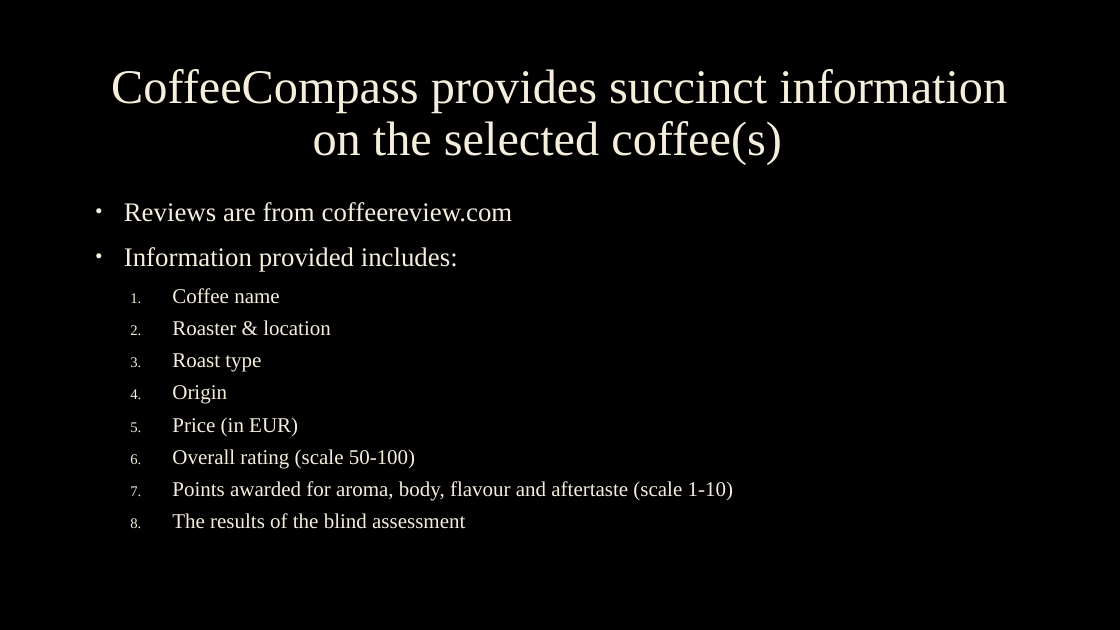
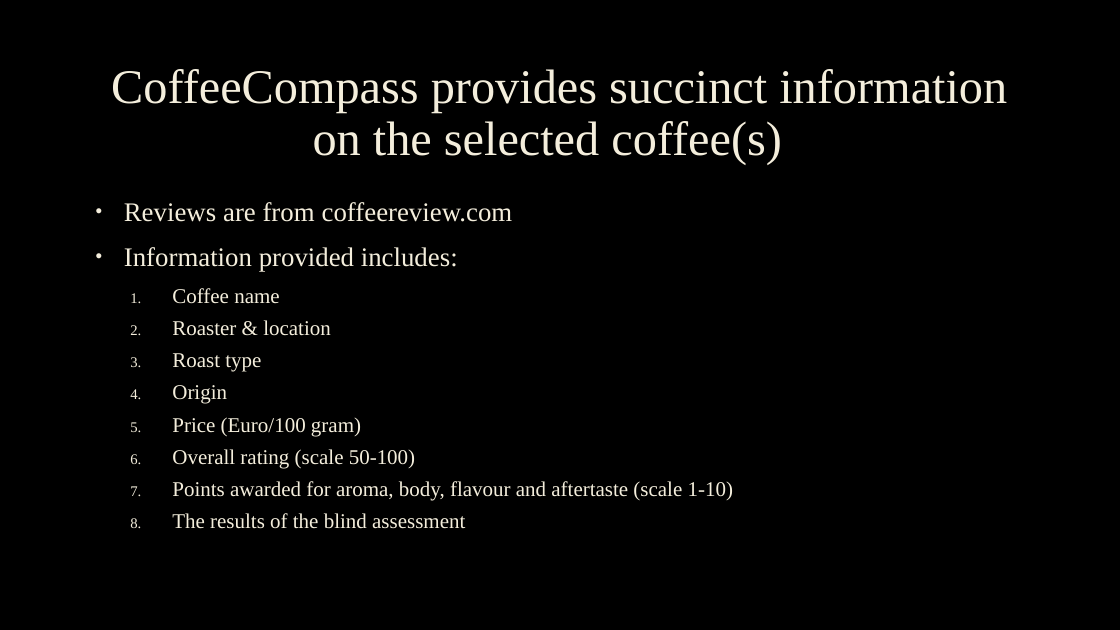
Before and after one commit to DGU94/Final_COFFEE_RECOMMANDER, a slide deck: slide 5 of 4_presentation/presentation_coffee_compass.pptx. Drawn at 1120x630 pixels with LibreOffice and Linux fonts; fonts in the diff are those of the drawing; background and template pictures are left out. Boxes give left, top, right and bottom in pixels: in the first picture for what was removed or moved away, otherwise in the second. Text is boxed around its words. In the diff, an @@ line names an element or a change of style, - is before the commit and + after.

```diff
--- a/4_presentation/presentation_coffee_compass.pptx
+++ b/4_presentation/presentation_coffee_compass.pptx
@@ text at (172, 417, 361, 436): text changed @@
-  5. Price (in EUR)
+  5. Price (Euro/100 gram)
```
Also in this commit, not shown: 1 other slide changed, 2 other files.
